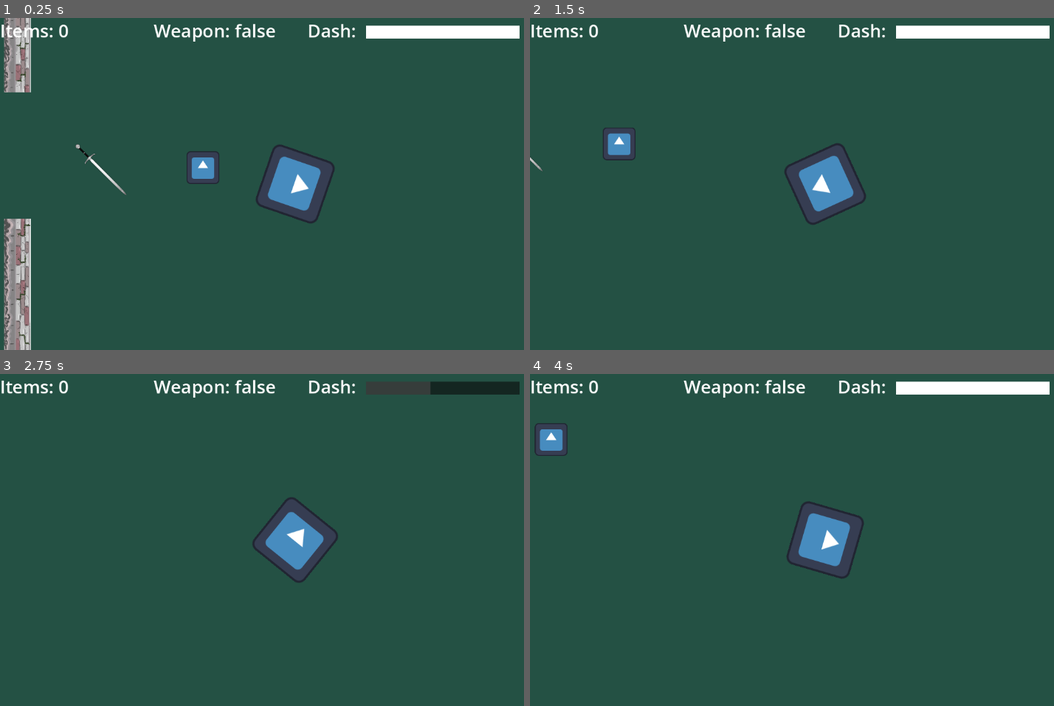
Above: before the commit, frames 1-4 (two rows, left to right).
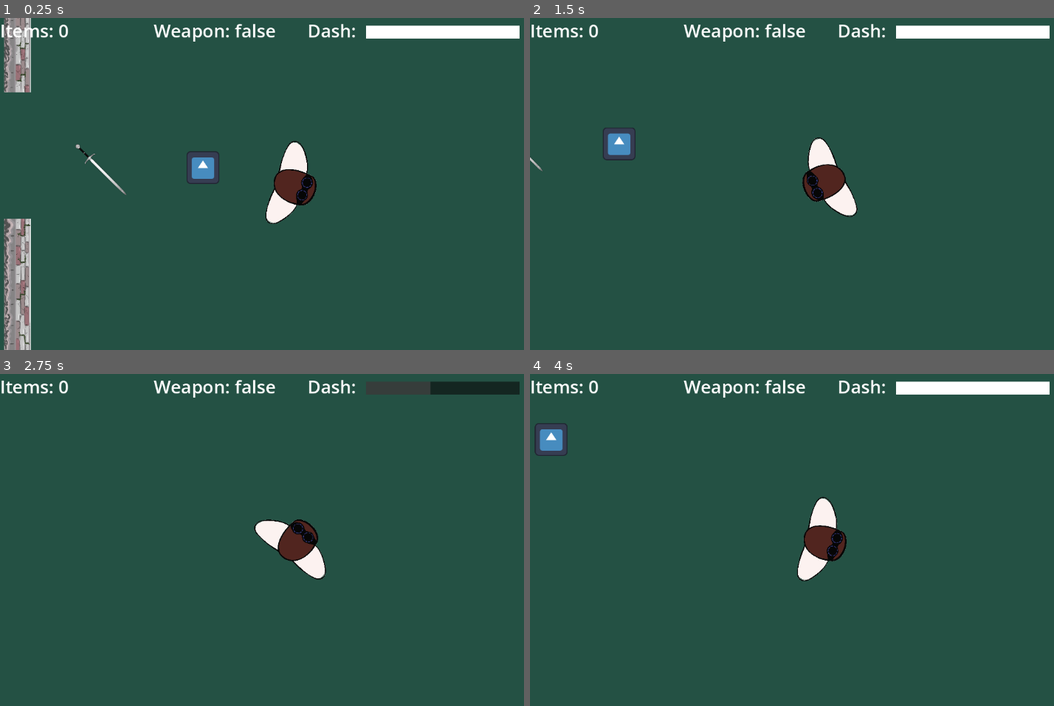
Above: after the commit, the same moments.

Repository: PierceFrancis/Godot-Final-Project
Game: Godot game, scene res://Scenes/main.tscn
Two runs of this game, one before a commit and one after it. Both use one fixed random seed, a clock stepped at 60 frames per second and the inputs below. The engine's default icon, where the game draws it, is replaced by a stand-in: a white triangle on a blue panel in a dark square.
Inputs (mouse positions are in pixels of both pictures, inside the frame that each line leads up to):
- Up to frame 1 (0.25 s): no input
- Up to frame 2 (1.5 s): move the mouse to (954, 167) at 0.52 s; hold D (move_right) 0.53-1.28 s; tap E (action_button) at 0.6 s; move the mouse to (708, 200) at 1.27 s; hold S (move_down) from 1.28 s (still down); click (708, 200) at 1.35 s
- Up to frame 3 (2.75 s): move the mouse to (356, 466) at 2.02 s; release S (move_down) at 2.03 s; hold D (move_right) from 2.03 s (still down); hold Space (dash) from 2.03 s (still down)
- Up to frame 4 (4 s): move the mouse to (797, 606) at 2.77 s; release D (move_right) at 2.78 s; release Space (dash) at 2.78 s; hold W (move_up) 2.78-3.53 s; tap E (action_button) at 2.85 s; move the mouse to (1001, 589) at 3.52 s; press the mouse at (1001, 589) at 3.53 s; hold Left (move_left) from 3.53 s (still down)

The runs differ from the first frame. In frame 1, 1.9% of the frame differs, in the area x 48-64%, y 37-62%; in frame 2, 1.9%, in the area x 48-65%, y 36-63%; in frame 3, 1.9%; in frame 4, 1.9%.

Commit message:
Changed Collision Layers of Enemies

Diff:
--- a/Scenes/Player.tscn
+++ b/Scenes/Player.tscn
@@ -1,7 +1,7 @@
 [gd_scene load_steps=9 format=3 uid="uid://ecawa3jdj2h2"]
 
 [ext_resource type="Script" uid="uid://bgnsp1sf8ytk7" path="res://Scripts/player.gd" id="1_kyqiw"]
-[ext_resource type="Texture2D" uid="uid://chhiqtgdyqsu7" path="res://icon.svg" id="1_rpqav"]
+[ext_resource type="Texture2D" uid="uid://bjihp8df4juia" path="res://assets/Walk_1 (trsprt).png" id="2_dewec"]
 [ext_resource type="Texture2D" uid="uid://cng63co5ctcqh" path="res://assets/sword-wikia-sword-png-image-a8bef8c261899f5772aa0a24461c573a.png" id="3_gntrk"]
 [ext_resource type="PackedScene" uid="uid://c5s7qblru6des" path="res://Scenes/sword_slash.tscn" id="4_dewec"]
 
@@ -60,7 +60,7 @@
 "times": PackedFloat32Array(0, 0.05, 0.1, 0.2),
 "transitions": PackedFloat32Array(1, 1, 1, 1),
 "update": 0,
-"values": [-1.3962634, -1.9198622, -2.6179938, -3.1415927]
+"values": [-1.2217305, -1.9198622, -2.6179938, -3.2288592]
 }
 tracks/2/type = "value"
 tracks/2/imported = false
@@ -69,10 +69,10 @@
 tracks/2/interp = 1
 tracks/2/loop_wrap = true
 tracks/2/keys = {
-"times": PackedFloat32Array(0, 0.05, 0.1, 0.2),
-"transitions": PackedFloat32Array(1, 1, 1, 1),
+"times": PackedFloat32Array(0, 0.04, 0.05, 0.1, 0.19980435, 0.2),
+"transitions": PackedFloat32Array(1, 1, 1, 1, 1, 1),
 "update": 0,
-"values": [Vector2(300, 500), Vector2(650, 500), Vector2(500, 500), Vector2(500, 300)]
+"values": [Vector2(600, 700), Vector2(700, 540), Vector2(650, 500), Vector2(500, 500), Vector2(600, 400), Vector2(500, 300)]
 }
 
 [sub_resource type="AnimationLibrary" id="AnimationLibrary_5ixxa"]
@@ -82,7 +82,7 @@
 }
 
 [sub_resource type="RectangleShape2D" id="RectangleShape2D_kyqiw"]
-size = Vector2(123, 76.1073)
+size = Vector2(171, 76.1073)
 
 [node name="Player" type="CharacterBody2D" groups=["Player"]]
 z_index = 1
@@ -90,11 +90,12 @@
 
 [node name="Sprite2D" type="Sprite2D" parent="."]
 rotation = 1.5707964
-texture = ExtResource("1_rpqav")
+scale = Vector2(0.1, 0.1)
+texture = ExtResource("2_dewec")
 
 [node name="sword" type="Sprite2D" parent="Sprite2D"]
 rotation = -1.3962634
-scale = Vector2(0.15020427, 0.15020427)
+scale = Vector2(1.25, 1.25)
 texture = ExtResource("3_gntrk")
 offset = Vector2(300, 500)
 
@@ -104,7 +105,7 @@
 }
 
 [node name="CollisionShape2D" type="CollisionShape2D" parent="."]
-position = Vector2(1.9073486e-06, 3.8365533e-06)
+position = Vector2(-2.404127e-07, 5.5)
 rotation = 1.5707964
 scale = Vector2(1, 1.603)
 shape = SubResource("RectangleShape2D_kyqiw")
--- a/Scenes/enemy_dummy.tscn
+++ b/Scenes/enemy_dummy.tscn
@@ -69,6 +69,8 @@
 size = Vector2(154, 146)
 
 [node name="Enemy_dummy" type="CharacterBody2D" groups=["enemy"]]
+collision_layer = 2
+collision_mask = 2
 script = ExtResource("1_67urq")
 
 [node name="Sprite2D" type="Sprite2D" parent="."]
--- a/project.godot
+++ b/project.godot
@@ -68,6 +68,11 @@
 "events": [Object(InputEventMouseButton,"resource_local_to_scene":false,"resource_name":"","device":-1,"window_id":0,"a …(253 unchanged characters)…
 ]
 }
+throw_weapon={
+"deadzone": 0.2,
+"events": [Object(InputEventKey,"resource_local_to_scene":false,"resource_name":"","device":-1,"window_id":0,"alt_pressed":false,"shift_pressed":false,"ctrl_pressed":false,"meta_pressed":false,"pressed":false,"keycode":0,"physical_keycode":4194325,"key_label":0,"unicode":0,"location":0,"echo":false,"script":null)
+]
+}
 
 [rendering]
 
Binary file added: assets/Walk_1 (trsprt).png
Not shown, added: assets/Walk_1 (trsprt).png.import
